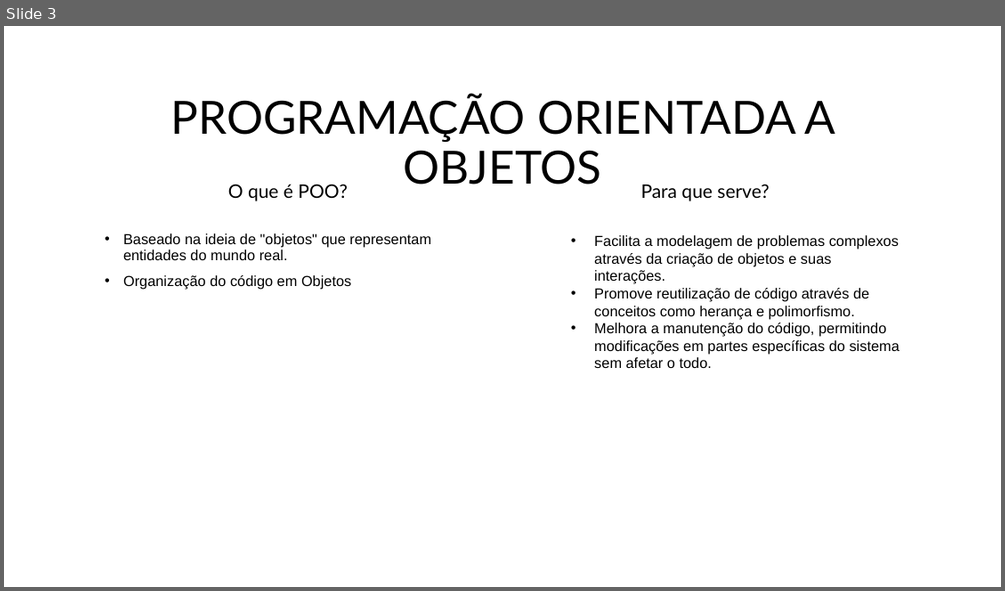
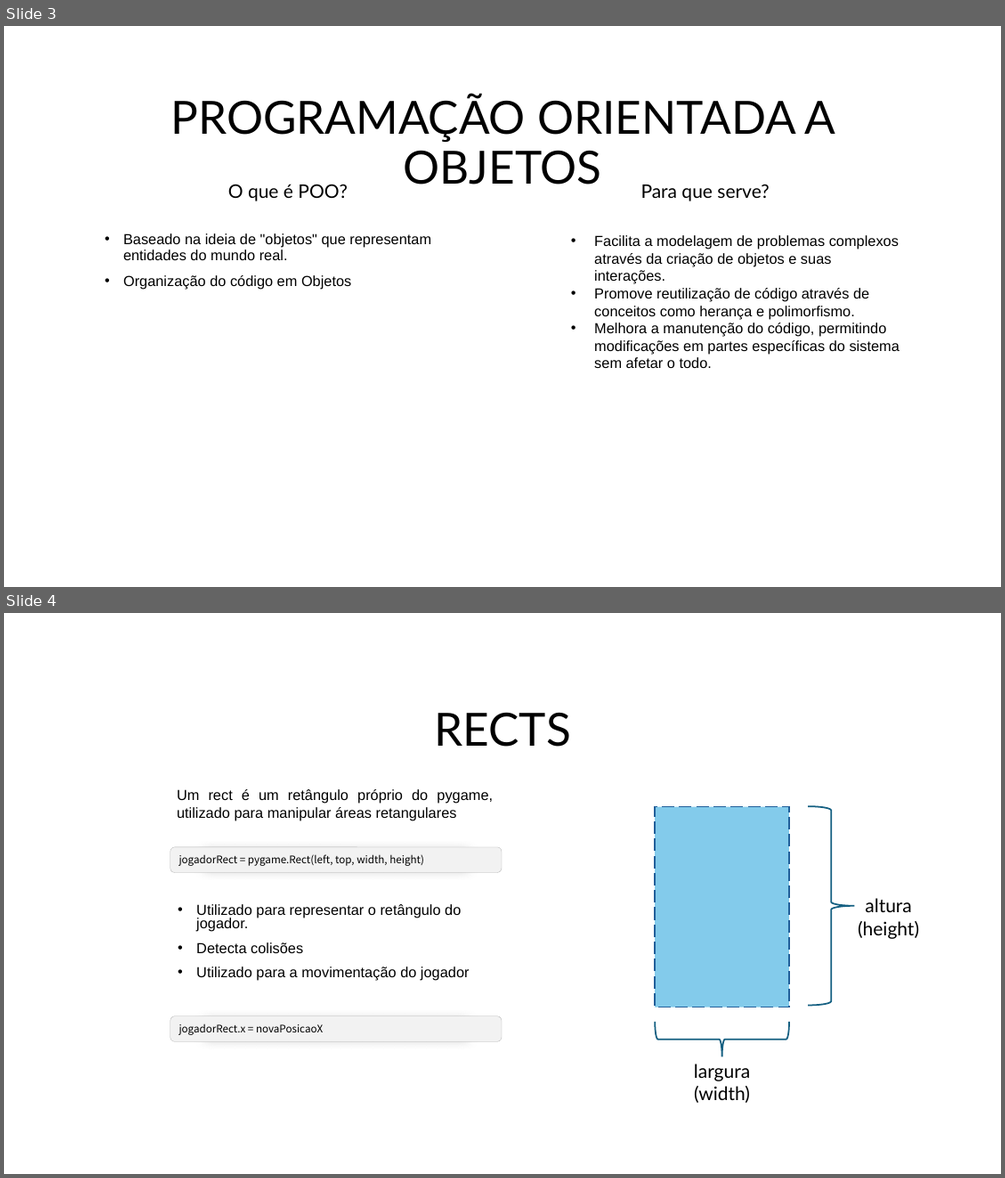
Before and after one commit to xandeco024/minicurso-pygame, a slide deck: Arquivos/Documentos/CURSO DE PYGAME.pptx. Shown one above the other, each under a label of ours: slide 3 before the commit, slides 3 and 4 after it. The pictures are 1005x591 and 1005x1178 pixels, drawn with LibreOffice and Linux fonts; fonts in the diff are those of the drawing; background and template pictures are left out. Boxes give left, top, right and bottom in pixels: in the first picture for what was removed or moved away, otherwise in the second. Text is boxed around its words. In the diff, an @@ line names an element or a change of style, - is before the commit and + after.

```diff
--- a/Arquivos/Documentos/CURSO DE PYGAME.pptx
+++ b/Arquivos/Documentos/CURSO DE PYGAME.pptx
@@ slide 4 added at (4, 613, 1001, 1174), background picture (left out) @@
@@ title added at (435, 712, 571, 747), 44 pt, text #000000 @@
+RECTS
@@ text added at (177, 789, 493, 820), 14 pt, text #000000 @@
+Um rect é um retângulo próprio do pygame, utilizado para manipular áreas retangulares
@@ rectangle added at (655, 807, 789, 1007), fill #83CBEB, outline #215F9A 1.5 pt dashed @@
@@ right brace added at (808, 807, 854, 1005), outline #156082 1.5 pt @@
@@ rounded rectangle added at (170, 847, 502, 873), fill #F2F2F2, outline #AEAEAE 0.25 pt, 10 pt, text #000000 @@
+jogadorRect = pygame.Rect(left, top, width, height)
@@ text added at (196, 904, 469, 981), 14 pt, text #000000 @@
+• Utilizado para representar o retângulo do jogador.
+• Detecta colisões
+• Utilizado para a movimentação do jogador
@@ text added at (858, 898, 919, 939), 18 pt, text #000000 @@
+altura
+(height)
@@ rounded rectangle added at (170, 1016, 502, 1041), fill #F2F2F2, outline #AEAEAE 0.25 pt, 10 pt, text #000000 @@
+jogadorRect.x = novaPosicaoX
@@ right brace added at (655, 1022, 790, 1057), outline #156082 1.5 pt @@
@@ text added at (694, 1063, 750, 1103), 18 pt, text #000000 @@
+largura
+(width)
```
Also in this commit, not shown: 3 other slides added, 2 other files.
